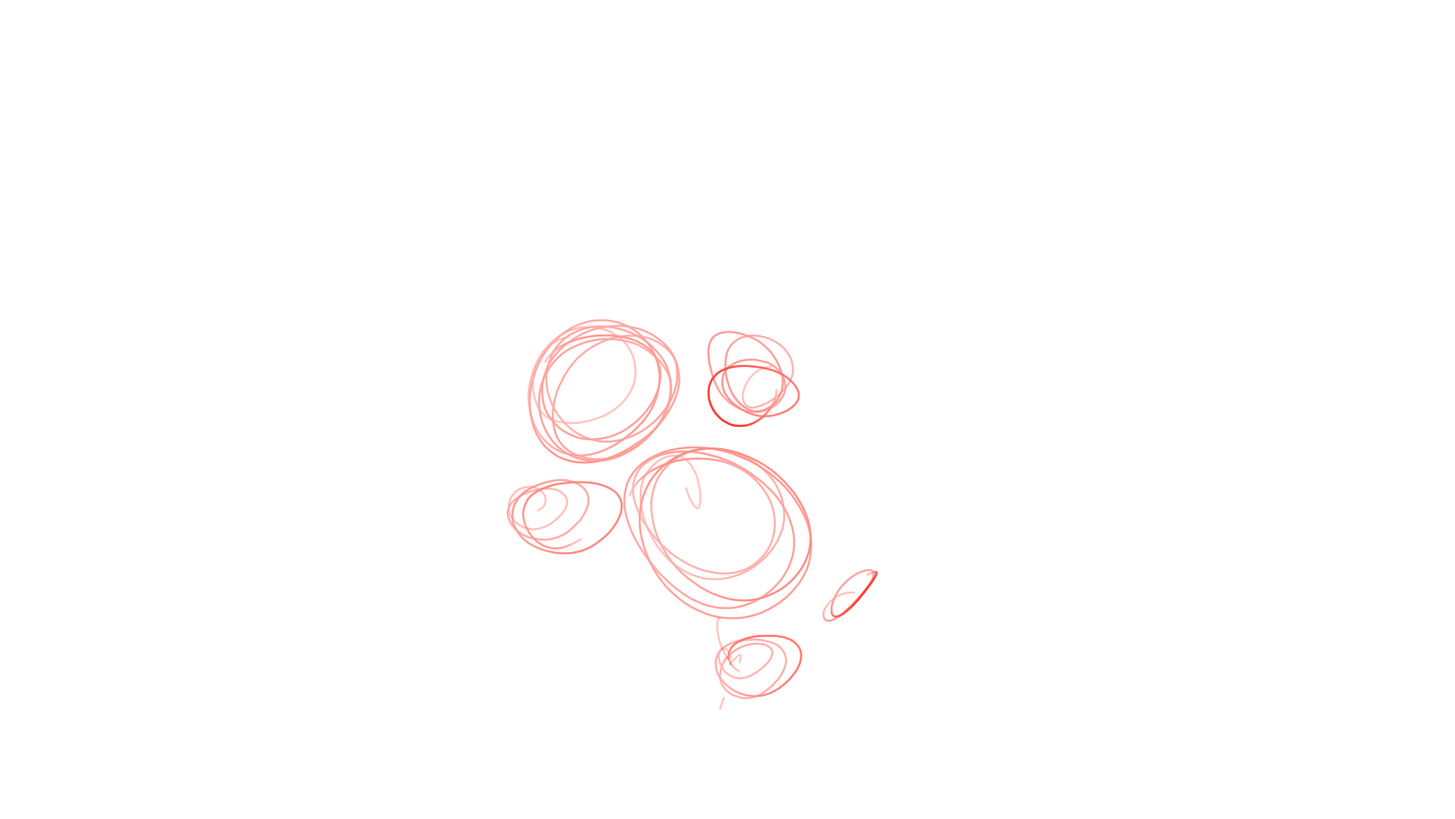
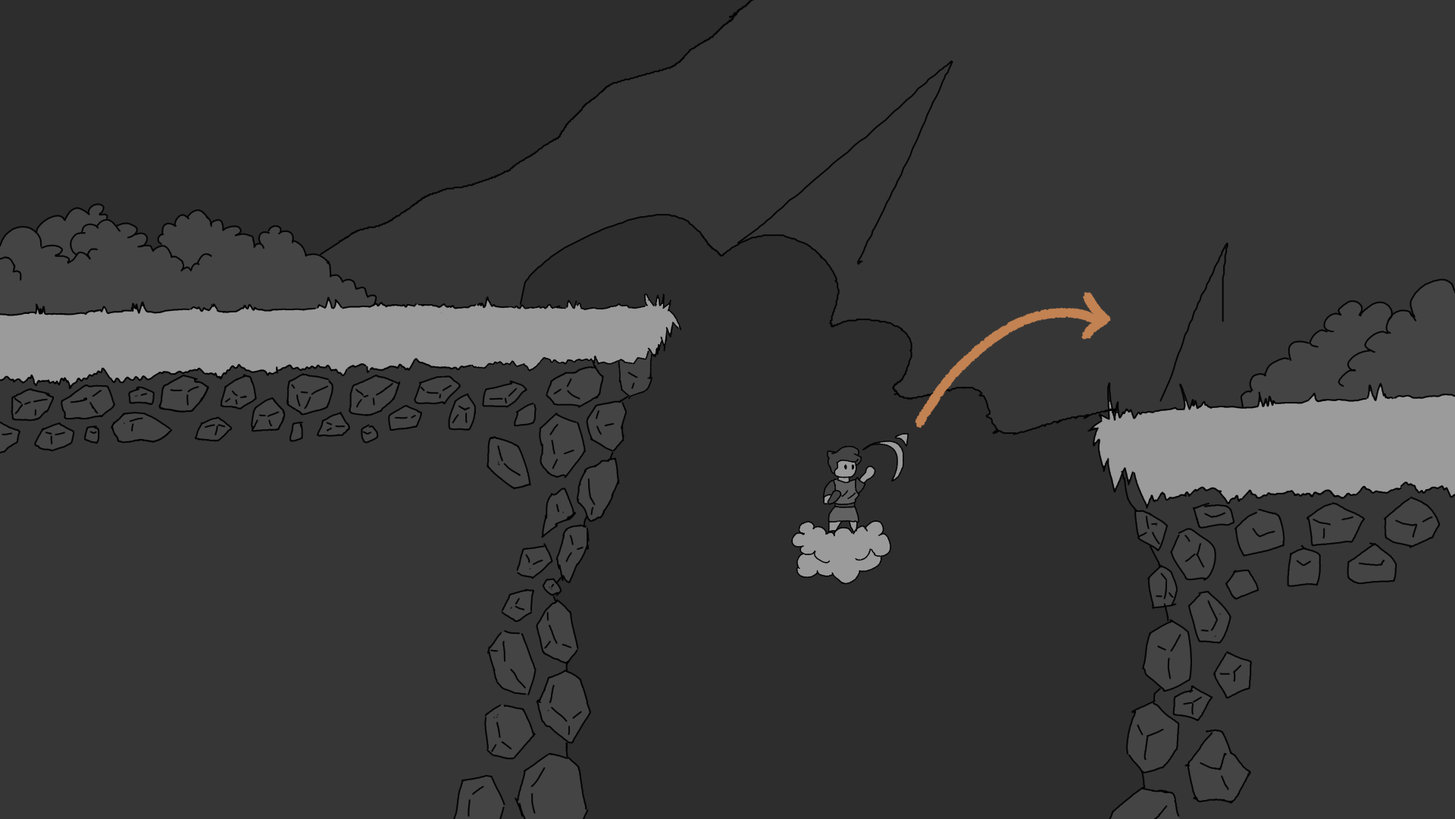
Before/after of a w=1455, h=819 layered artwork. What changed in the layer stack:
added layer "Final" above "Layer 7(pasted)" over [0, 0, 1455, 819]
added layer "Colors" above "Background" over [0, 0, 1455, 819]
added layer "Background" (1st of 2) above "Layer 5(pasted)" over [0, 0, 1455, 819]
hid "Sketch", opacity 100% → 32%, painted on it over [0, 0, 1455, 819]
